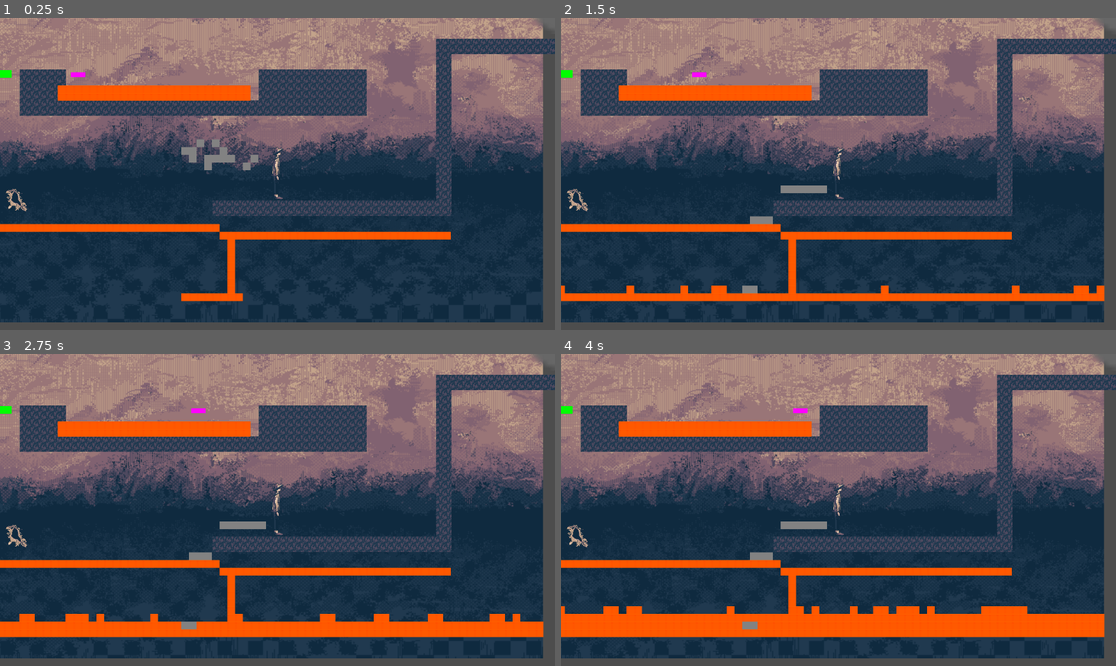
Above: before the commit, frames 1-4 (two rows, left to right).
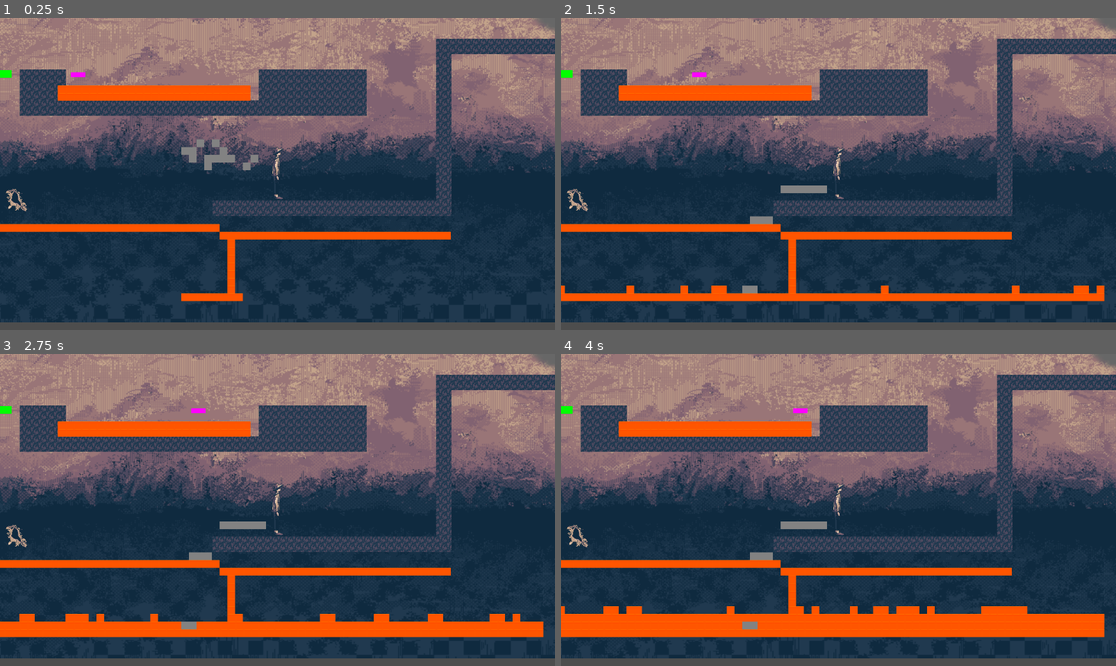
Above: after the commit, the same moments.

Repository: hellomynameisren/ludumdare
Game: Godot game, scene res://liquid/test_level.tscn
Two runs of this game, one before a commit and one after it. Both use one fixed random seed, a clock stepped at 60 frames per second and the inputs below.
Inputs:
- Up to frame 1 (0.25 s): no input
- Up to frame 2 (1.5 s): no input
- Up to frame 3 (2.75 s): no input
- Up to frame 4 (4 s): no input

The runs differ from the first frame. In frame 1, 1.9% of the frame differs, in the area x 2-100%, y 0-98%; in frame 2, 1.9%; in frame 3, 1.9%; in frame 4, 1.9%.

Commit message:
background tiling

Diff:
--- /dev/null
+++ b/liquid/background.tscn
@@ -0,0 +1,23 @@
+[gd_scene load_steps=2 format=3 uid="uid://bhfbw7nch3ctu"]
+
+[ext_resource type="Texture2D" uid="uid://ou0wi70b3nxm" path="res://assets/background_test.png" id="1_tka8h"]
+
+[node name="Background" type="Node2D"]
+
+[node name="Main" type="Sprite2D" parent="."]
+z_index = -99
+position = Vector2(576, 342)
+scale = Vector2(1.91833, 1.71303)
+texture = ExtResource("1_tka8h")
+
+[node name="Right" type="Sprite2D" parent="."]
+z_index = -100
+position = Vector2(1727, 342)
+scale = Vector2(1.91833, 1.71303)
+texture = ExtResource("1_tka8h")
+
+[node name="Left" type="Sprite2D" parent="."]
+z_index = -100
+position = Vector2(-574, 342)
+scale = Vector2(1.91833, 1.71303)
+texture = ExtResource("1_tka8h")
--- a/liquid/level.tscn
+++ b/liquid/level.tscn
@@ -2,7 +2,7 @@
 
 [ext_resource type="Script" path="res://liquid/level.gd" id="1_50m2i"]
 [ext_resource type="PackedScene" uid="uid://df0tq61dwlnry" path="res://liquid/lava_spawner.tscn" id="1_mdu2v"]
-[ext_resource type="Texture2D" uid="uid://ou0wi70b3nxm" path="res://assets/background_test.png" id="3_qf0ym"]
+[ext_resource type="PackedScene" uid="uid://bhfbw7nch3ctu" path="res://liquid/background.tscn" id="3_np1cl"]
 
 [node name="Level" type="Node2D"]
 script = ExtResource("1_50m2i")
@@ -13,8 +13,4 @@
 [node name="BottomRight" type="Node2D" parent="."]
 position = Vector2(1152, 648)
 
-[node name="Background" type="Sprite2D" parent="."]
-z_index = -100
-position = Vector2(575.5, 342.25)
-scale = Vector2(1.91833, 1.71303)
-texture = ExtResource("3_qf0ym")
+[node name="Background" parent="." instance=ExtResource("3_np1cl")]
